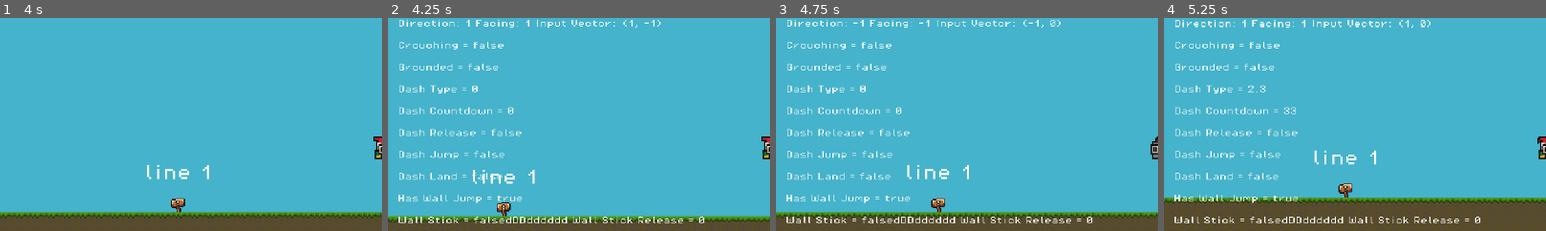
Above: before the commit, frames 1-4 (left to right).
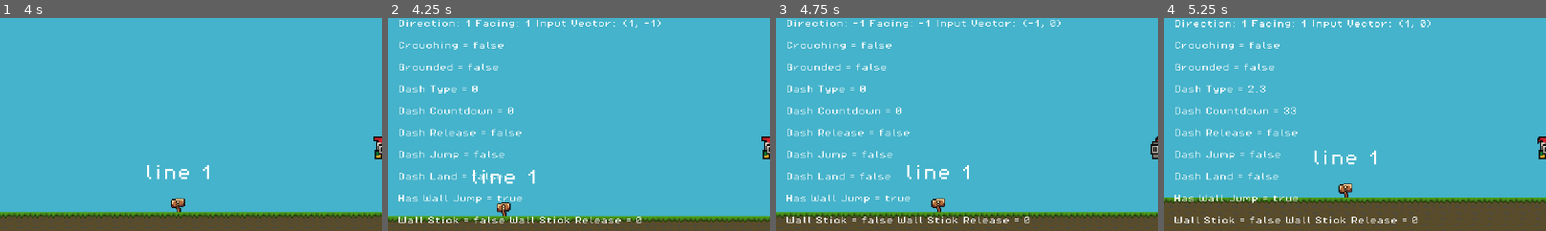
Above: after the commit, the same moments.

Repository: Swankified0/game
Game: Godot game, scene res://scenes/game.tscn
Two runs of this game, one before a commit and one after it. Both use one fixed random seed, a clock stepped at 60 frames per second and the inputs below.
Inputs:
- Up to frame 1 (4 s): hold W (Climb) 0.53-1.28 s; hold D (moveRight) 0.53-2.03 s; tap Space (Jump) at 0.77, 1.52, 3.02, 3.77 s; tap S (Crouch) at 1.35 s; hold A (moveLeft) 2.03-2.78 s; tap Shift (dash) at 2.1 s; hold D (moveRight) from 2.78 s (still down); tap C (interact) at 2.85 s; hold W (Climb) from 3.53 s (still down)
- Up to frame 2 (4.25 s): keep holding D (moveRight); keep holding W (Climb); tap F3 (debug) at 4.15 s
- Up to frame 3 (4.75 s): release D (moveRight) at 4.28 s; release W (Climb) at 4.28 s; hold A (moveLeft) from 4.28 s (still down); tap S (Crouch) at 4.35 s; tap Space (Jump) at 4.52 s
- Up to frame 4 (5.25 s): release A (moveLeft) at 5.03 s; hold D (moveRight) from 5.03 s (still down); tap Shift (dash) at 5.1 s
The pictures show only the part of the screen within x 0-50%, y 21-71%; the shares and areas given below are measured in that part.

Frame 1 is identical in both runs. In frame 2, 0.7% of the frame differs, in the area x 30-83%, y 93-97%; in frame 3, 0.7%; in frame 4, 0.7%.

Commit message:
smn

Diff:
--- a/scripts/game_manager.gd
+++ b/scripts/game_manager.gd
@@ -45,7 +45,7 @@
 	\nDash Jump = " + str(dashJump) + "
 	\nDash Land = " + str(dashLand) + "
 	\nHas Wall Jump = " + str(hasWallJump) + "
-	\nWall Stick = " + str(wallStick) + "dDDdddddd Wall Stick Release = " + str(wallStickRelease)
+	\nWall Stick = " + str(wallStick) + " Wall Stick Release = " + str(wallStickRelease)
 
 func closeDebug():
 	debugLabels.text = ""
